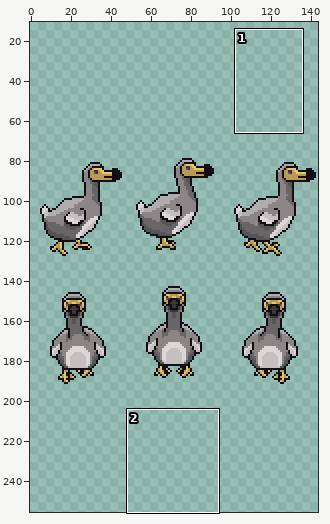
One commit to this sprite sheet: sprite/animal/dodo/PNG/48x64/dodo.png. Above, an overview of the earlier version with the close-up marked.
Close-up. Before:
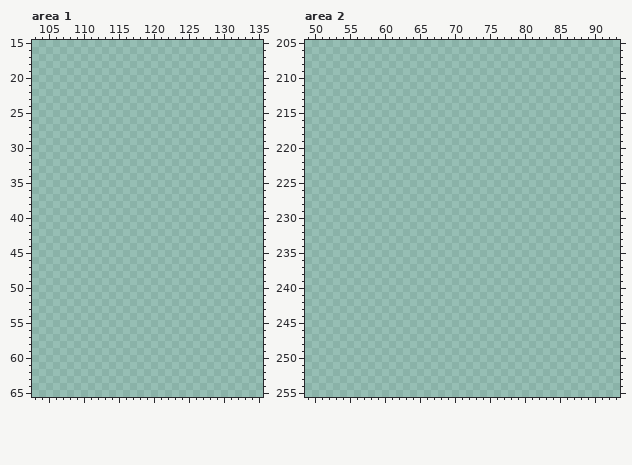
The file is 144x256 pixels. Shown: area 1: x 103..135, y 15..65; area 2: x 49..93, y 205..255. The wide view leaves out empty margins. The commit also changed other parts of the picture, which this record leaves out.
After:
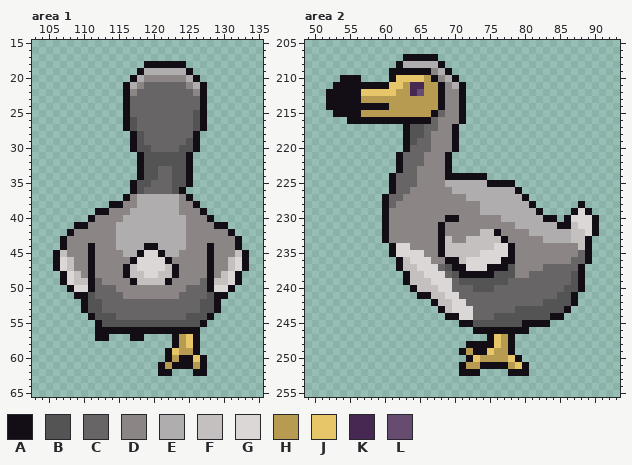
Palette (. is transparent): A #130e15  B #555454  C #676565  D #8c8585  E #afadad  F #c4c0c0  G #dbd7d7  H #b79b50  J #e7c569  K #462852  L #674c71
Edits made:
--- area 1
@@ x 103..135 @@
 17 .................................
-18 .................................
-19 .................................
-20 .................................
-21 .................................
-22 .................................
-23 .................................
-24 .................................
-25 .................................
-26 .................................
-27 .................................
-28 .................................
-29 .................................
-30 .................................
-31 .................................
-32 .................................
-33 .................................
-34 .................................
-35 .................................
-36 .................................
-37 .................................
-38 .................................
-39 .................................
-40 .................................
-41 .................................
-42 .................................
-43 .................................
-44 .................................
-45 .................................
-46 .................................
-47 .................................
-48 .................................
-49 .................................
-50 .................................
-51 .................................
-52 .................................
-53 .................................
-54 .................................
-55 .................................
-56 .................................
-57 .................................
-58 .................................
-59 .................................
-60 .................................
-61 .................................
-62 .................................
+18 ................AAAAAA...........
+19 ...............AEEEEEEA..........
+20 ..............AEDDDDDDEA.........
+21 .............AEDCCCCCCDEA........
+22 .............ADCCCCCCCCDA........
+23 .............ACCCCCCCCCCA........
+24 .............ACCCCCCCCCCA........
+25 .............ACCCCCCCCCBA........
+26 .............ABCCCCCCCCBA........
+27 .............ABCCCCCCCCBA........
+28 ..............ABCCCCCCCA.........
+29 ..............ABCCCCCCBA.........
+30 ..............ABBCCCCBBA.........
+31 ...............ABBBBBBA..........
+32 ...............ABBBBBBA..........
+33 ...............ABBCCBBA..........
+34 ...............ABBCCBBA..........
+35 ..............ABBCCCBBA..........
+36 ..............ABCCCCBA...........
+37 .............ADEEEEEEDA..........
+38 ...........AADDEEEEEEDDA.........
+39 .........AADDDEEEEEEEDDDA........
+40 ........ADDDDEEEEEEEEEDDDA.......
+41 ......AADDDDEEEEEEEEEEDDDDAA.....
+42 .....ADDDDDDEEEEEEEEEEDDDDDDA....
+43 ....ADDDDDDDEEEEEEEEEEDDDDDDDA...
+44 ....ADDDADDDEEEEAAEEEEDDDADDDA...
+45 ...AFDDDADDDDEEAGGAEEDDDDADDDFA..
+46 ...AGFDDADDDDDAGGGGADDDDDADDFGA..
+47 ...AGFDDADDDDAFGGGGFADDDDADDFGA..
+48 ....AGFDADDDDAFFGGFFADDDDADFGA...
+49 ....AGFFACDDDDAFFFFADDDDCAFFGA...
+50 .....AGGACCCDDDDDDDDDDCCCAGGA....
+51 ......AABCCCCDDDDDDDDCCCCBAA.....
+52 .......ABBCCCCCCCCCCCCCCBBA......
+53 .......ABBCCCCCCCCCCCCCCBBA......
+54 ........ABBBCCCCCCCCCCBBBA.......
+55 .........ABBBBBBBBBBBBBBA........
+56 .........AAAAAAAAAAAAAAA.........
+57 .........AA...AA....AHJA.........
+58 ....................AHJA.........
+59 ...................AJHHA.........
+60 ...................AHAAJA........
+61 ..................AHAAAHA........
+62 ..................AA...AA........
 63 .................................
--- area 2
@@ x 49..93 @@
 206 .............................................
-207 .............................................
-208 .............................................
-209 .............................................
-210 .............................................
-211 .............................................
-212 .............................................
-213 .............................................
-214 .............................................
-215 .............................................
-216 .............................................
-217 .............................................
-218 .............................................
-219 .............................................
-220 .............................................
-221 .............................................
-222 .............................................
-223 .............................................
-224 .............................................
-225 .............................................
-226 .............................................
-227 .............................................
-228 .............................................
-229 .............................................
-230 .............................................
-231 .............................................
-232 .............................................
-233 .............................................
-234 .............................................
-235 .............................................
-236 .............................................
-237 .............................................
-238 .............................................
-239 .............................................
-240 .............................................
-241 .............................................
-242 .............................................
-243 .............................................
-244 .............................................
-245 .............................................
-246 .............................................
-247 .............................................
-248 .............................................
-249 .............................................
-250 .............................................
-251 .............................................
-252 .............................................
+207 ..............AAAAA..........................
+208 .............AEEEEEA.........................
+209 ............AAAAAADEA........................
+210 .....AAA....AJJJJHADEA.......................
+211 ....AAAAAAAAJJHKKHHADEA......................
+212 ...AAAAAJJJJJHHKLHHADDA......................
+213 ...AAAAAHHHHHHHHHHHADDA......................
+214 ...AAAAAAAAAHHHHHHHADDA......................
+215 ....AAAAHHHHHHHHHHACDDA......................
+216 ......AAAAAAAAAAAACDDDA......................
+217 ..............ABBCCDDA.......................
+218 ..............ABBCDDDA.......................
+219 ..............ABCCDDDA.......................
+220 ..............ACCCDDDA.......................
+221 .............ACCCDDDA........................
+222 .............ACCCDDDA........................
+223 .............ACCDDDDA........................
+224 ............ACCCDDDDAAAAAA...................
+225 ............ACCCDDDDEEEEEEAAAA...............
+226 ............ACCDDDDDDEEEEEEEEEA..............
+227 ...........ACCDDDDDDDDDEEEEEEEEA.............
+228 ...........ACDDDDDDDDDDDDEEEEEEEA......A.....
+229 ...........ADDDDDDDDDDDDDEEEEEEEEA....AGA....
+230 ...........ADDDDDDDDAADDDDDDEEEEEEAA.AGGGA...
+231 ...........ADDDDDDDADDDDDDDDDDEEEEEEAAFGGA...
+232 ...........ADDDDDDDADDDDDFFADDDDEEEEEEFFGA...
+233 ...........ADDDDDDDAFDDFFFFFADDDDDEEEEFFA....
+234 ............AGGDDDDAFFFFFFFGGADDDDDDDDDFA....
+235 ............AGGGGDDAFFFFFGGGGADDDDDDDDDCA....
+236 .............AFGGGDDAAFGGGGGAADDDDDDDDCCA....
+237 .............AFFGGGCBAAGGGAAABDDDDCCCCCA.....
+238 ..............AFFGGGCBAAAAABBBDDCCCCCCBA.....
+239 ..............AFFFGGGCBBBBBBBCCCCCCCCCBA.....
+240 ...............AFFFGGCCCBBBCCCCCCCCCCBBA.....
+241 ................AAFFGGCCCCCCCCCCCCCCBBA......
+242 ..................AFFGGCCCCCCCCCCCBBBBA......
+243 ...................AFGGGCCCCCCBBBBBBBA.......
+244 ....................AAGGCCCBBBBBBBBAA........
+245 ......................AABBBBBBBAAAA..........
+246 ........................AAAAAAAA.............
+247 ..........................AJHA...............
+248 .......................AAAAJHA...............
+249 ......................AHAAJHHA...............
+250 .......................AJHHHHJA..............
+251 ......................AHHAAAAHJA.............
+252 ......................AAA....AAA.............
 253 .............................................
Boxes around the changes in both close-ups, in picture pixels (x1, y1, x2, y2):
added: (53, 61, 249, 376)
added: (326, 54, 599, 376)
